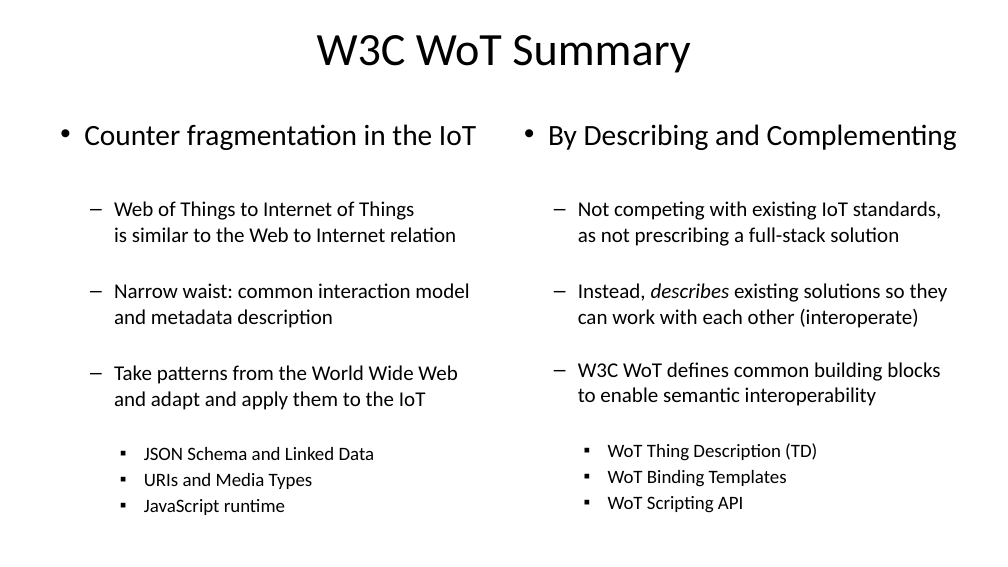
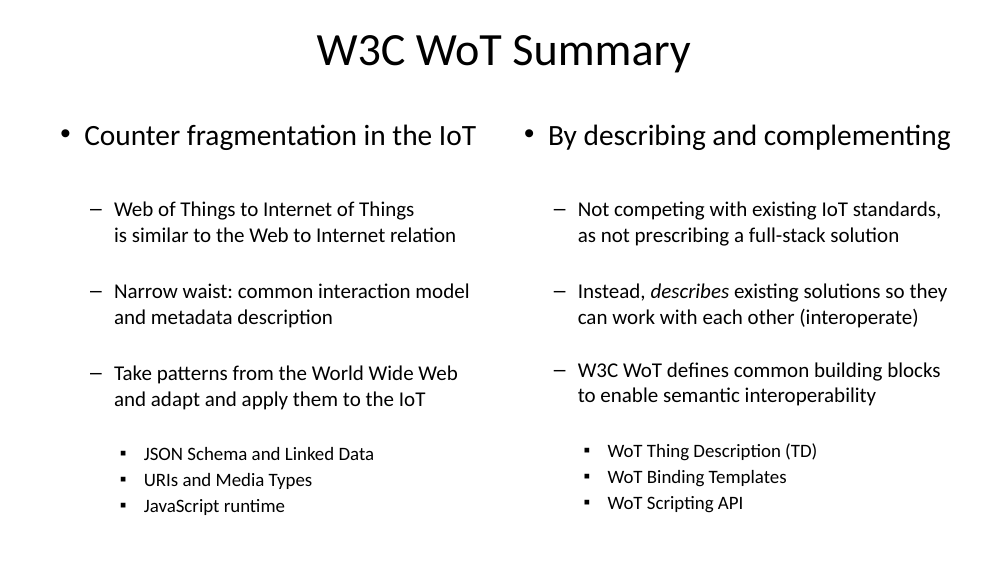
Before and after one commit to w3c/wot, a slide deck: slide 10 of PRESENTATIONS/wot-summary-and-roadmap-04-2019.pptx. Drawn at 1008x567 pixels with LibreOffice and Linux fonts; fonts in the diff are those of the drawing. Boxes give left, top, right and bottom in pixels: in the first picture for what was removed or moved away, otherwise in the second. Text is boxed around its words. In the diff, an @@ line names an element or a change of style, - is before the commit and + after.

Commit message:
Minor typo fix, PDF version of WoT summary pres

```diff
--- a/PRESENTATIONS/wot-summary-and-roadmap-04-2019.pptx
+++ b/PRESENTATIONS/wot-summary-and-roadmap-04-2019.pptx
@@ text at bbox=[548, 124, 951, 150]: text changed @@
-• By Describing and Complementing
+• By describing and complementing
```
Also in this commit, not shown: 1 other file.
